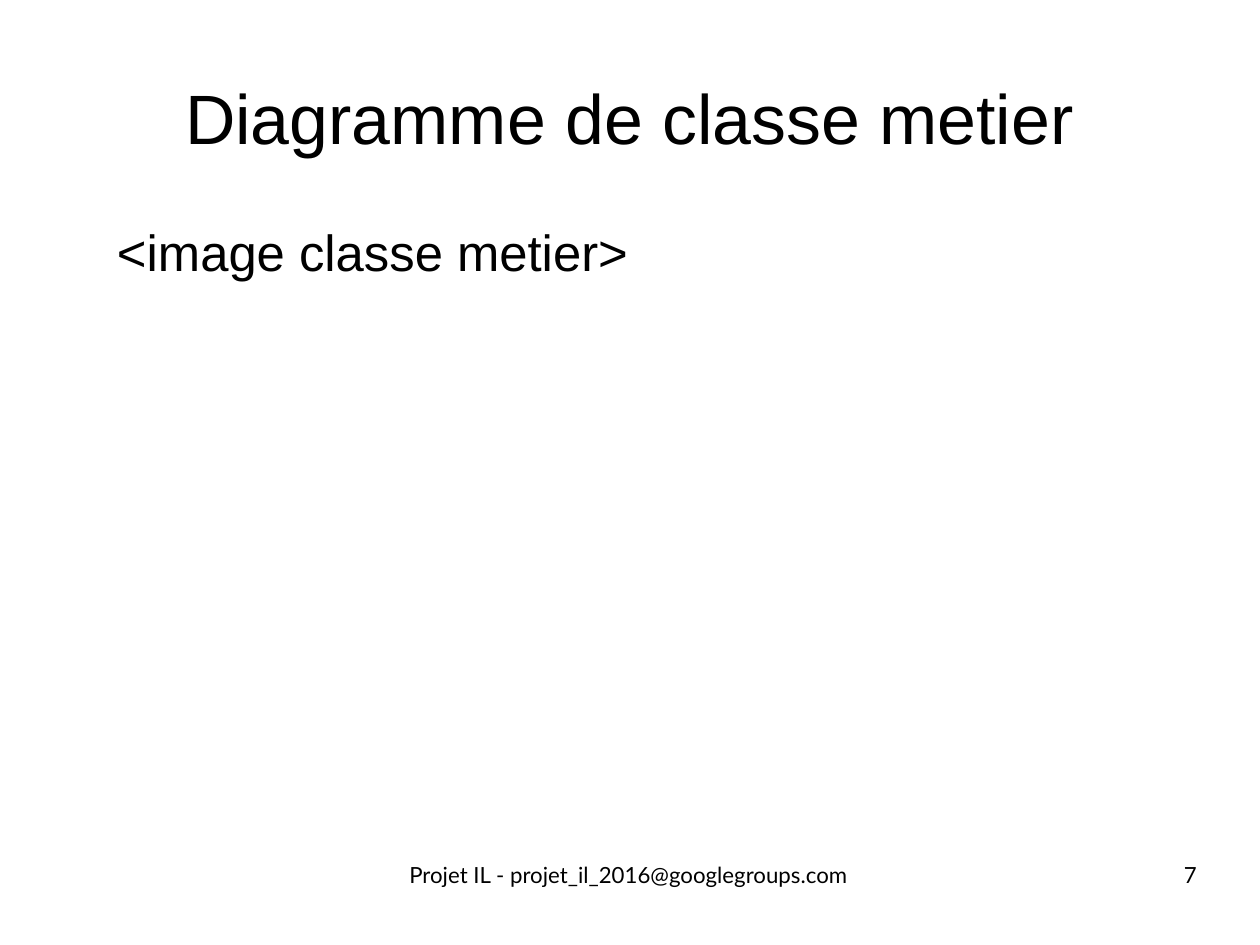
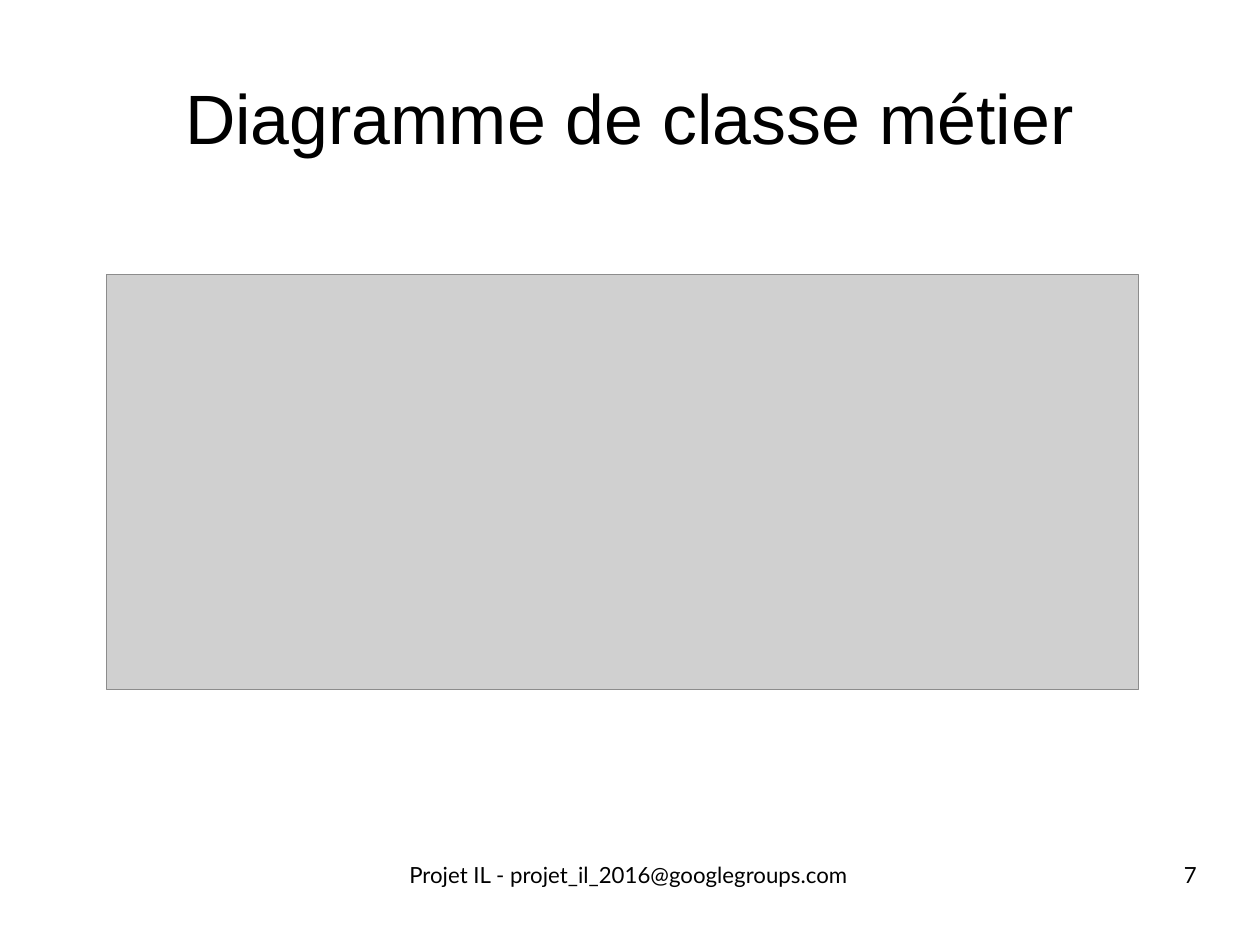
Before and after one commit to ScreachFr/ecours_DMCSBG, a slide deck: slide 7 of vrac/all/pres1_17102016.odp. Drawn at 1260x945 pixels with LibreOffice and Linux fonts; fonts in the diff are those of the drawing; grey boxes stand for pictures. Boxes give left, top, right and bottom in pixels: in the first picture for what was removed or moved away, otherwise in the second. Text is boxed around its words. In the diff, an @@ line names an element or a change of style, - is before the commit and + after.

```diff
--- a/vrac/all/pres1_17102016.odp
+++ b/vrac/all/pres1_17102016.odp
@@ title at [185, 92, 1074, 157]: text changed @@
-Diagramme de classe metier
+Diagramme de classe métier
@@ text removed at [117, 234, 628, 282] @@
-<image classe metier>
@@ picture added at [106, 274, 1139, 689] @@
```
Also in this commit, not shown: 7 other slides changed, 4 slides added, 2 other files.
